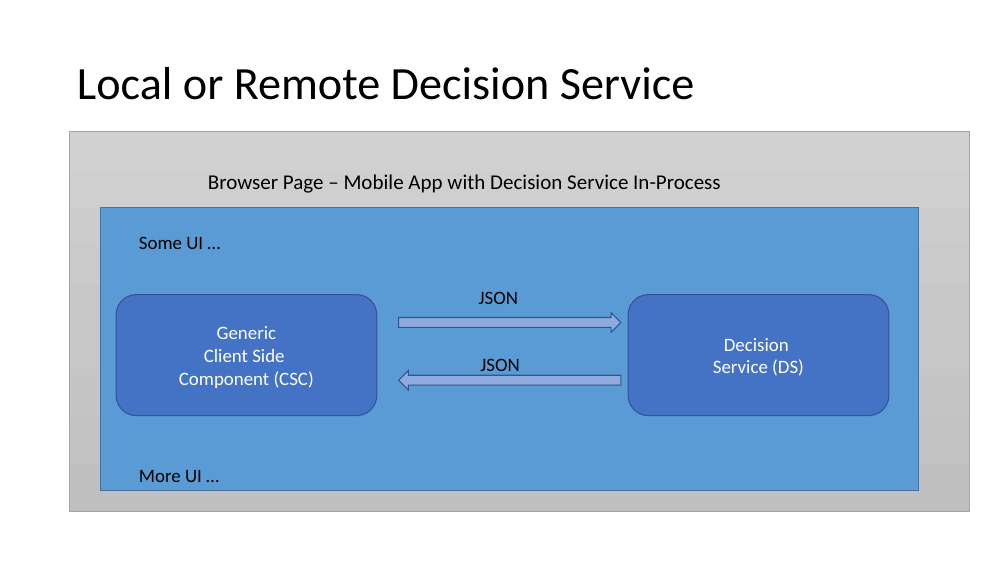
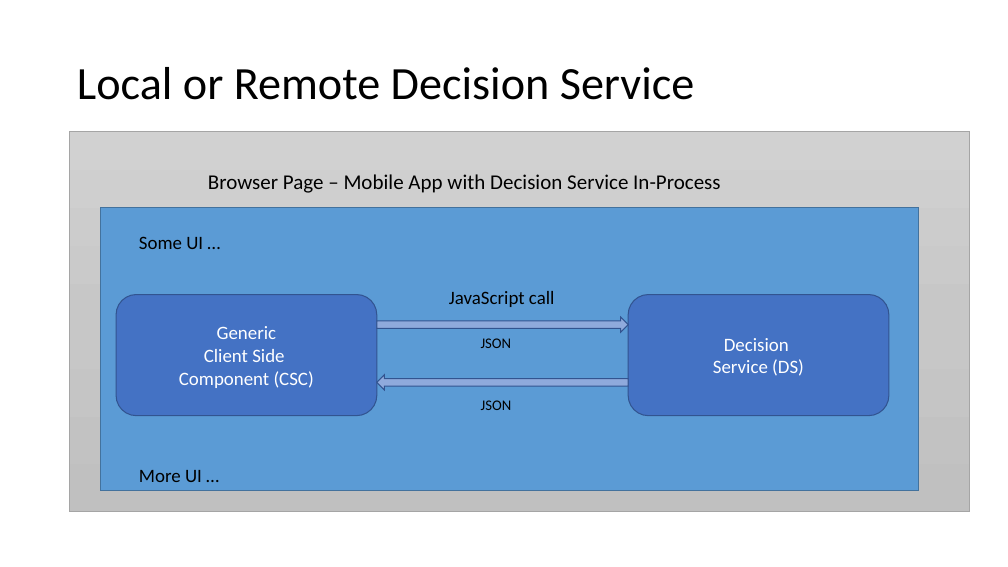
Before and after one commit to corticon/corticon.js-samples, a slide deck: slide 4 of DynamicForms/docs/images/Pictures for dynamic forms doc.pptx. Drawn at 1008x567 pixels with LibreOffice and Linux fonts; fonts in the diff are those of the drawing. Boxes give left, top, right and bottom in pixels: in the first picture for what was removed or moved away, otherwise in the second. Text is boxed around its words. In the diff, an @@ line names an element or a change of style, - is before the commit and + after.

Commit message:
Improve local DS diagram.

```diff
--- a/DynamicForms/docs/images/Pictures for dynamic forms doc.pptx
+++ b/DynamicForms/docs/images/Pictures for dynamic forms doc.pptx
@@ text added at bbox=[449, 291, 555, 307], 18 pt, text #000000 @@
+JavaScript call
@@ left arrow: place and size @@
-left arrow at bbox=[399, 312, 621, 332]
+left arrow at bbox=[377, 317, 628, 332]
@@ text "JSON" at bbox=[481, 338, 512, 348]: size 18 to 14 pt @@
@@ text "JSON": place and size @@
-text "JSON" at bbox=[479, 291, 518, 304]
+text "JSON" at bbox=[481, 338, 512, 348]
@@ left arrow: place and size @@
-left arrow at bbox=[399, 371, 621, 390]
+left arrow at bbox=[377, 375, 628, 390]
@@ text "JSON": place and size @@
-text "JSON" at bbox=[480, 358, 519, 376]
+text "JSON" at bbox=[481, 400, 512, 410]
@@ text "JSON" at bbox=[481, 400, 512, 410]: size 18 to 14 pt @@
```
Also in this commit, not shown: 1 other file.
